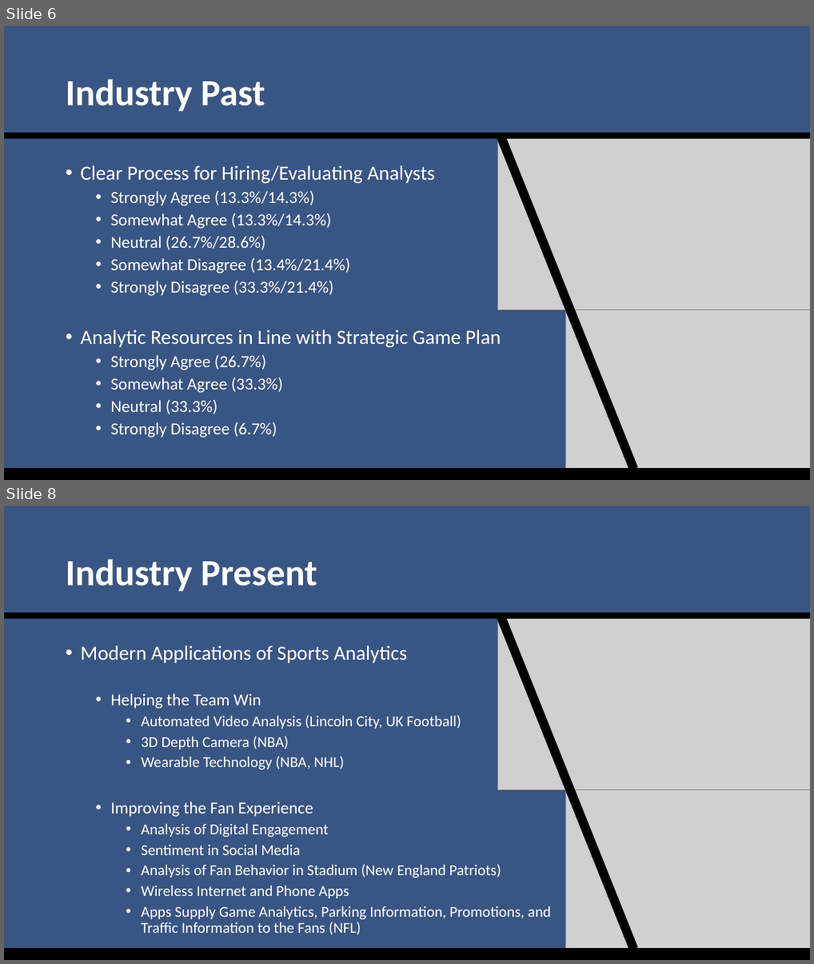
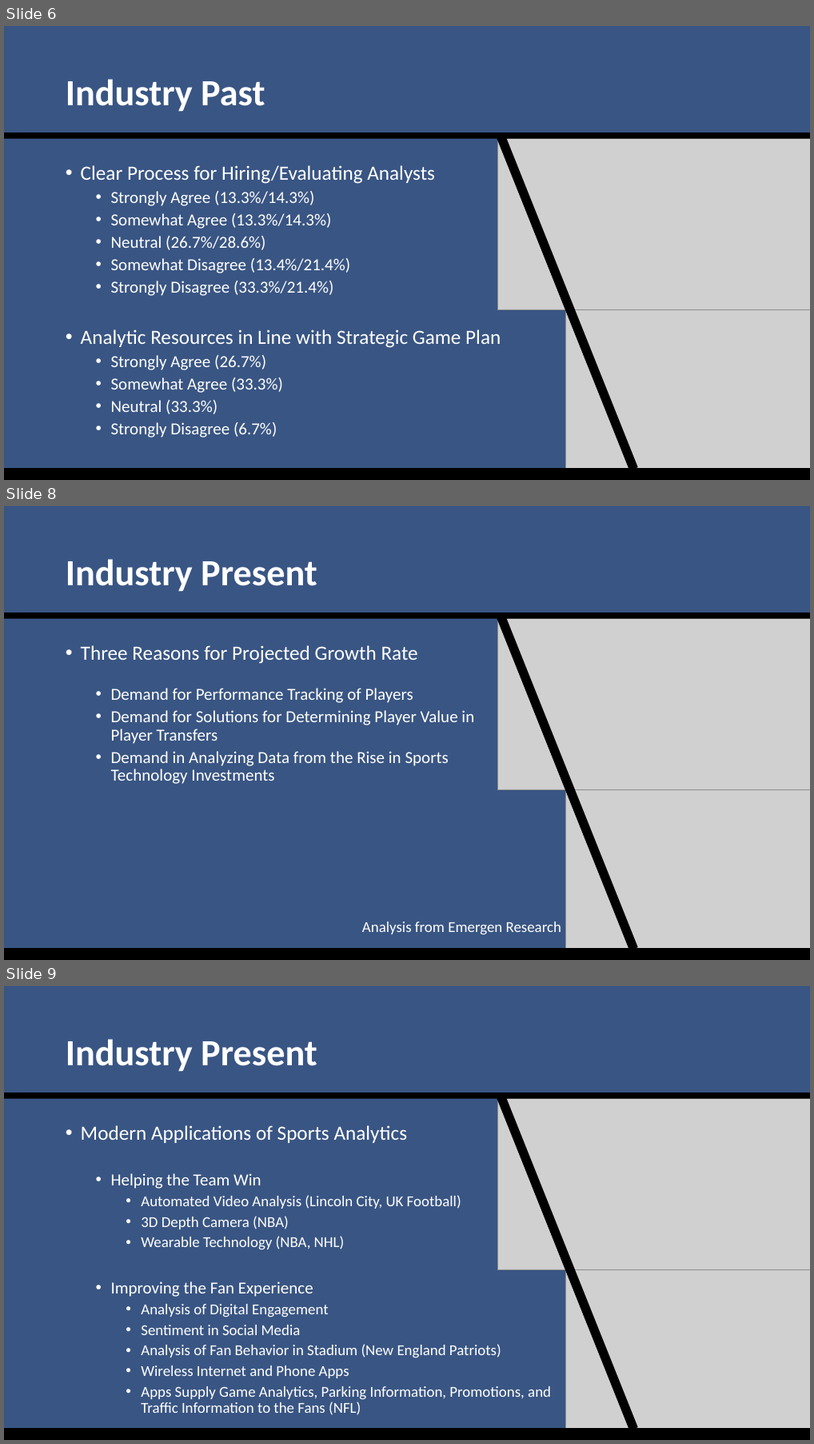
Before and after one commit to SuperMarioGiacomazzo/STOR538_WEBSITE, a slide deck: Slides/Sports Analytics 3/Sports_Analytics_3_Lecture.pptx. Shown one above the other, each under a label of ours: slides 6 and 8 before the commit, slides 6, 8 and 9 after it; the slides between them are not shown. The pictures are 814x964 and 814x1444 pixels, drawn with LibreOffice and Linux fonts; fonts in the diff are those of the drawing; grey boxes stand for pictures. Boxes give left, top, right and bottom in pixels: in the first picture for what was removed or moved away, otherwise in the second. Text is boxed around its words. In the diff, an @@ line names an element or a change of style, - is before the commit and + after.

```diff
--- a/Slides/Sports Analytics 3/Sports_Analytics_3_Lecture.pptx
+++ b/Slides/Sports Analytics 3/Sports_Analytics_3_Lecture.pptx
@@ slide 8 added at <box>4,506,810,960</box>, background #395583 @@
@@ title added at <box>66,559,318,592</box>, 44 pt, text #FFFFFF, bold @@
+Industry Present
@@ rectangle added at <box>4,612,810,619</box>, fill #000000 @@
@@ rectangle added at <box>496,612,638,951</box>, fill #000000 @@
@@ picture added at <box>498,619,810,790</box> @@
@@ text added at <box>81,645,474,784</box>, 20 pt, text #FFFFFF @@
+• Three Reasons for Projected Growth Rate
+  • Demand for Performance Tracking of Players
+  • Demand for Solutions for Determining Player Value in Player Transfers
+  • Demand in Analyzing Data from the Rise in Sports Technology Investments
@@ picture added at <box>566,789,810,960</box> @@
@@ text added at <box>362,921,562,935</box>, 18 pt, text #FFFFFF @@
+Analysis from Emergen Research
@@ rectangle added at <box>4,948,810,960</box>, fill #000000 @@
@@ what was slide 8 is now slide 9 @@
```
Also in this commit, not shown: 6 slides changed, 1 other slide added, 2 slides removed, 4 other files.
